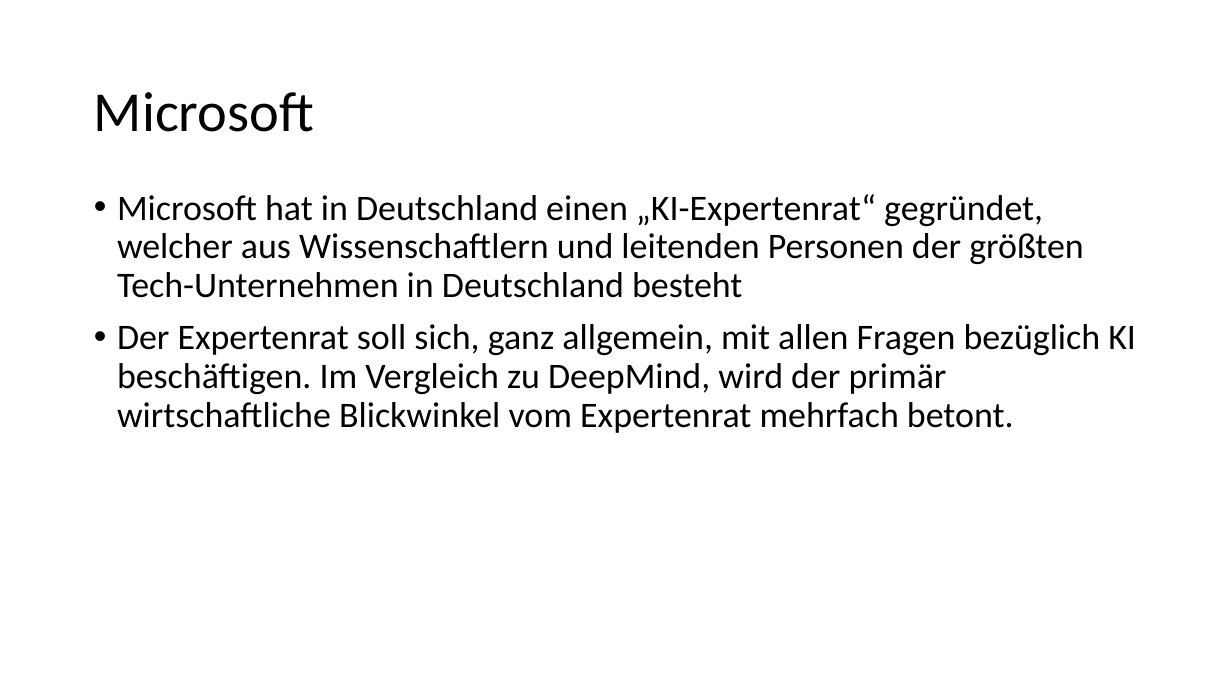
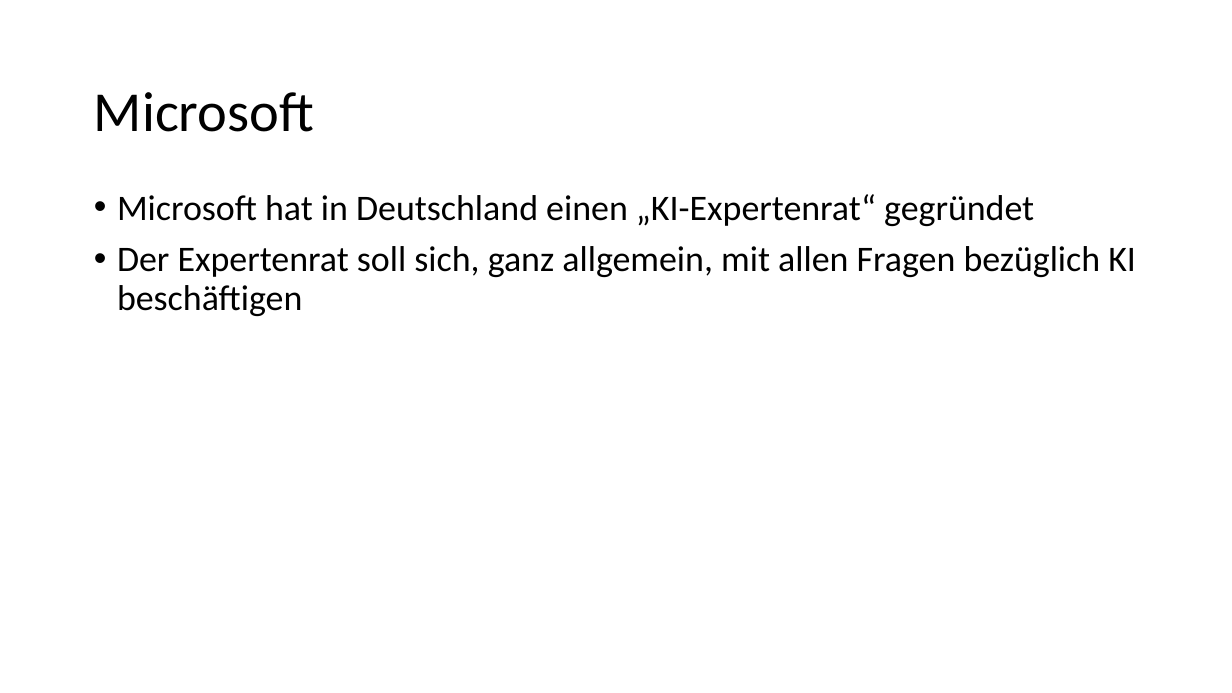
Before and after one commit to bosinoliver/ros-kinect-roboticarm, a slide deck: slide 25 of Kognitive Systeme Vortrag/Ethics in AI.pptx (slide 22 before the commit). Drawn at 1232x693 pixels with LibreOffice and Linux fonts; fonts in the diff are those of the drawing; background and template pictures are left out. Boxes give left, top, right and bottom in pixels: in the first picture for what was removed or moved away, otherwise in the second. Text is boxed around its words. In the diff, an @@ line names an element or a change of style, - is before the commit and + after.

```diff
--- a/Kognitive Systeme Vortrag/Ethics in AI.pptx
+++ b/Kognitive Systeme Vortrag/Ethics in AI.pptx
@@ text at [117, 194, 1136, 316]: text changed @@
-• Microsoft hat in Deutschland einen „KI-Expertenrat“ gegründet, welcher aus Wissenschaftlern und leitenden Personen der größten Tech-Unternehmen in Deutschland besteht
-• Der Expertenrat soll sich, ganz allgemein, mit allen Fragen bezüglich KI beschäftigen. Im Vergleich zu DeepMind, wird der primär wirtschaftliche Blickwinkel vom Expertenrat mehrfach betont.
+• Microsoft hat in Deutschland einen „KI-Expertenrat“ gegründet
+• Der Expertenrat soll sich, ganz allgemein, mit allen Fragen bezüglich KI beschäftigen
```
Also in this commit, not shown: 2 other slides changed, 3 slides added, 1 other file.
